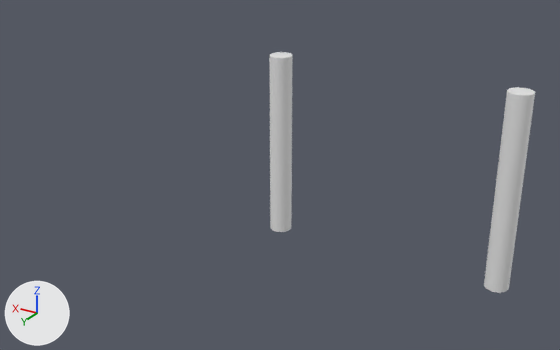
Two versions of the Blender file RC/et160/xt60-holder.blend, one commit apart.
Both versions are drawn from a camera (50 mm lens) standing at (-3.52, 8.48, 3.79) and looking at (1.44, 0.2, -0.34). Lighting does not change. The marker at lower left points along +X, +Y and +Z.
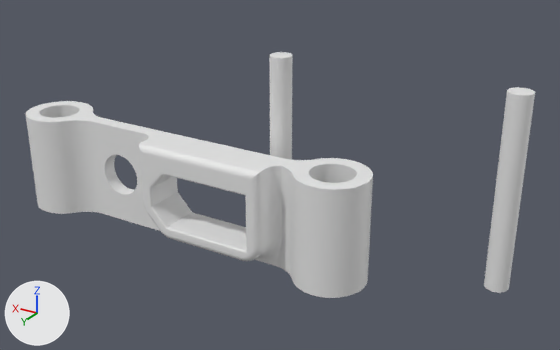
Commit message: / ‘RC/et160/xt60-holder.blend’ + ‘RC/et160/xt60-holder.blend1’

Pixel boxes [x1, y1, x2, y2] of what changed, in the pictures (560 x 350 px):
'xt60-nighthawk-mount-6mm-holes', added: after [26, 101, 373, 298]

What the commit changed:
Mesh me_xt60_nighthawk_mount_6mm_holes is new.
It has 1705 vertices, 3398 faces and spans x 1.0..5699.0, y 0.0..1500.0, z 0.0..1005.0.
Object 'xt60-nighthawk-mount-6mm-holes' (ob_xt60_nighthawk_mount_6mm_holes) is new; it shows me_xt60_nighthawk_mount_6mm_holes.
Its location is (0.0, 0.0, 0.0).
Its rotation in degrees is (-90, 0, 0).
Its scale is (0.001, 0.001, 0.001).
